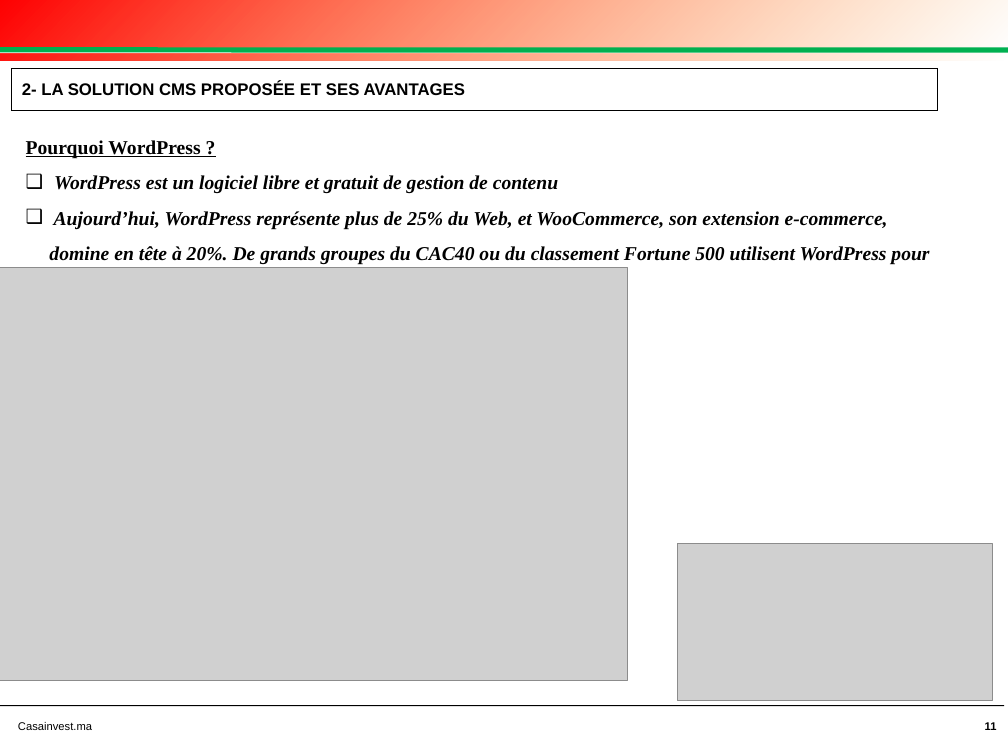
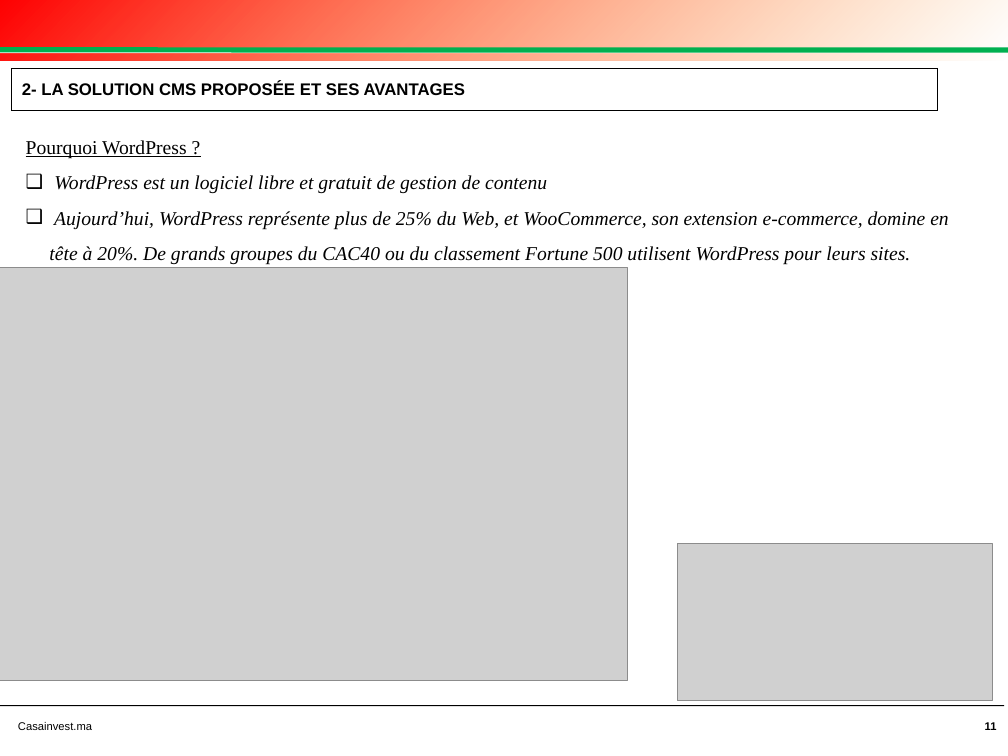
Before and after one commit to achafak/casainvest, a slide deck: slide 11 of DOSSIER TECHNIQUE AO CRI.pptx. Drawn at 1008x756 pixels with LibreOffice and Linux fonts; fonts in the diff are those of the drawing; grey boxes stand for pictures; background and template pictures are left out. Boxes give left, top, right and bottom in pixels: in the first picture for what was removed or moved away, otherwise in the second. Text is boxed around its words. In the diff, an @@ line names an element or a change of style, - is before the commit and + after.

```diff
--- a/DOSSIER TECHNIQUE AO CRI.pptx
+++ b/DOSSIER TECHNIQUE AO CRI.pptx
@@ text "Pourquoi WordPress ?" at (26,140,948,265): bold off @@
```
Also in this commit, not shown: 13 other slides changed, 5 slides added, 20 slides removed, 28 other files.
